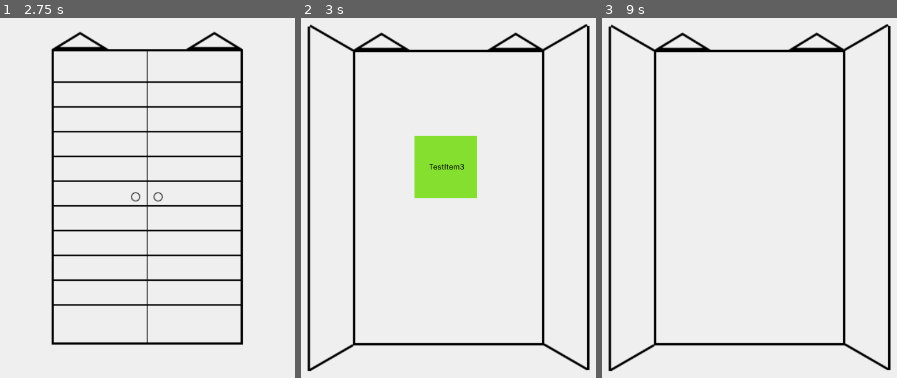
Above: before the commit, frames 1-3 (left to right).
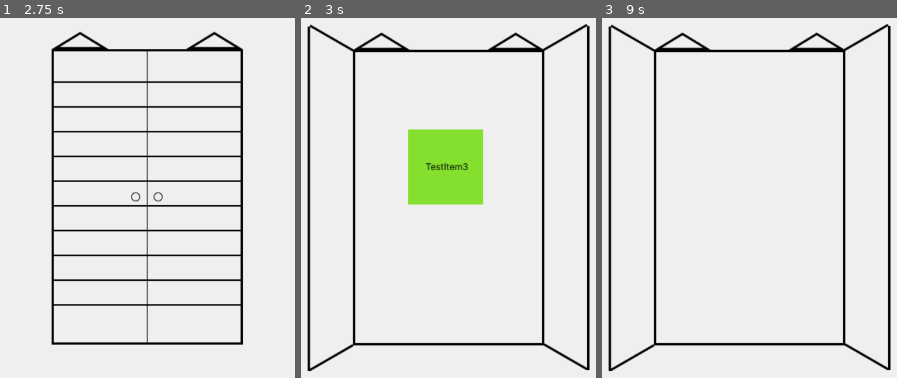
Above: after the commit, the same moments.

Repository: oycoyj2/whatsinthecabinet
Game: Godot game, scene res://main_scene.tscn
Same seed, same stepped clock (60 frames per second), same inputs: the game is played once before the commit and once after it.
Inputs (mouse positions are in pixels of both pictures, inside the frame that each line leads up to):
- Up to frame 1 (2.75 s): tap Enter at 0.5, 2 s; move the mouse to (147, 190) at 0.52 s; click (147, 190) at 0.67 s; tap Space at 1.25 s; move the mouse to (56, 61) at 1.27 s; click (56, 61) at 1.42 s; move the mouse to (outside the picture) at 2.02 s; click (outside the picture) at 2.17 s
- Up to frame 2 (3 s): tap Space at 2.75 s; move the mouse to (424, 183) at 2.77 s; click (424, 183) at 2.92 s
- Up to frame 3 (9 s): tap Enter at 3.5 s; move the mouse to (882, 140) at 3.52 s; click (882, 140) at 3.67 s; tap Space at 4.25 s; move the mouse to (outside the picture) at 4.27 s; click (outside the picture) at 4.42 s; move the mouse to (770, 21) at 5.02 s; click (770, 21) at 5.17 s; move the mouse to (outside the picture) at 5.77 s; click (outside the picture) at 5.92 s; move the mouse to (outside the picture) at 6.52 s; click (outside the picture) at 6.67 s; move the mouse to (658, 61) at 7.27 s; click (658, 61) at 7.42 s; move the mouse to (outside the picture) at 8.02 s; click (outside the picture) at 8.17 s; move the mouse to (725, 183) at 8.77 s; click (725, 183) at 8.92 s

Frame 1 is identical in both runs. In frame 2, 1.9% of the frame differs, in the area x 36-62%, y 30-52%; in frame 3, nothing differs.

Commit message:
#2- ItemSprite 경로 수정
Main 계층에 속하던 ItemSprite를 Cabinet 계층으로 옮겨주어 더 응집력 높게 아키텍처를 구성했다.

Diff:
--- a/cabinet.gd
+++ b/cabinet.gd
@@ -15,9 +15,9 @@
 	{"name": "test_item_common_no5", "texture_path": "res://assets/items/test_item_common_no5.png", "probability": 20},
 ]
 
-@export var item_drop_chance : int = 20 : set = set_item_drop_chance
+@export var item_drop_chance : int = 30 : set = set_item_drop_chance
 
-@onready var item_sprite = $"../ItemSprite"
+@onready var item_sprite = $ItemSprite
 
 func _ready():
 	texture_closed = preload("res://assets/cabinet/cabinet_closed.png")
--- a/main_scene.tscn
+++ b/main_scene.tscn
@@ -21,5 +21,7 @@
 position = Vector2(0, -10)
 shape = SubResource("RectangleShape2D_alkio")
 
-[node name="ItemSprite" type="Sprite2D" parent="."]
+[node name="ItemSprite" type="Sprite2D" parent="Cabinet"]
 visible = false
+position = Vector2(-3.33334, -40.8334)
+scale = Vector2(0.833333, 0.833333)
